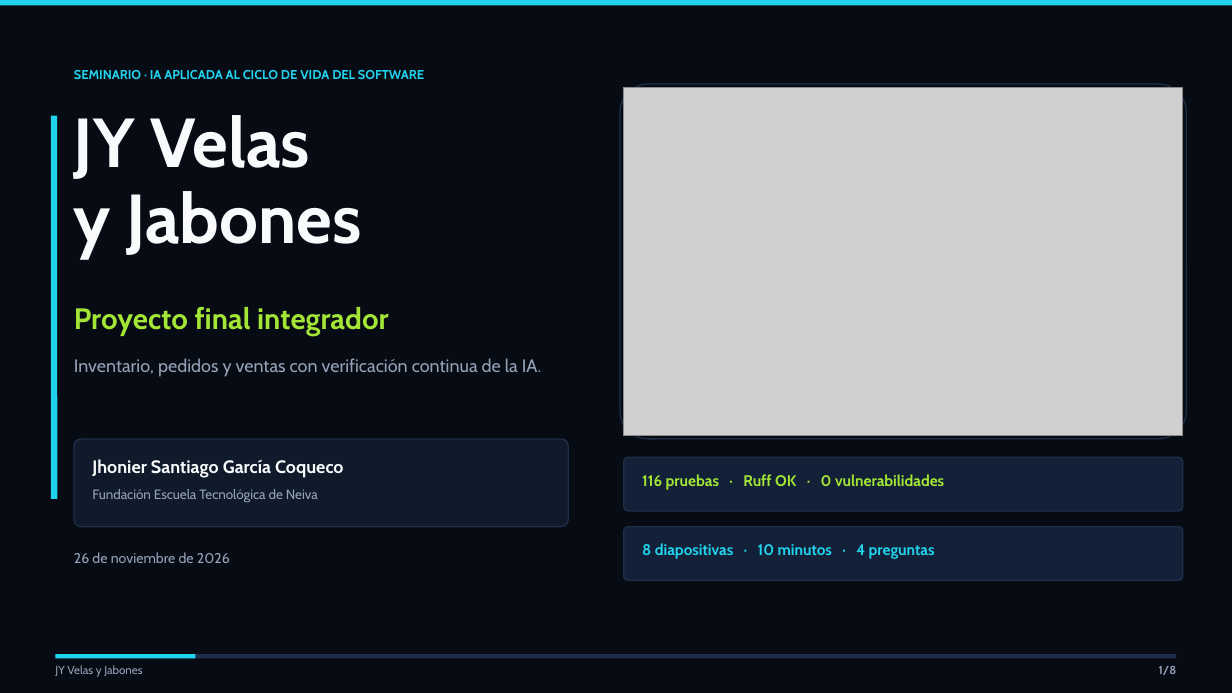
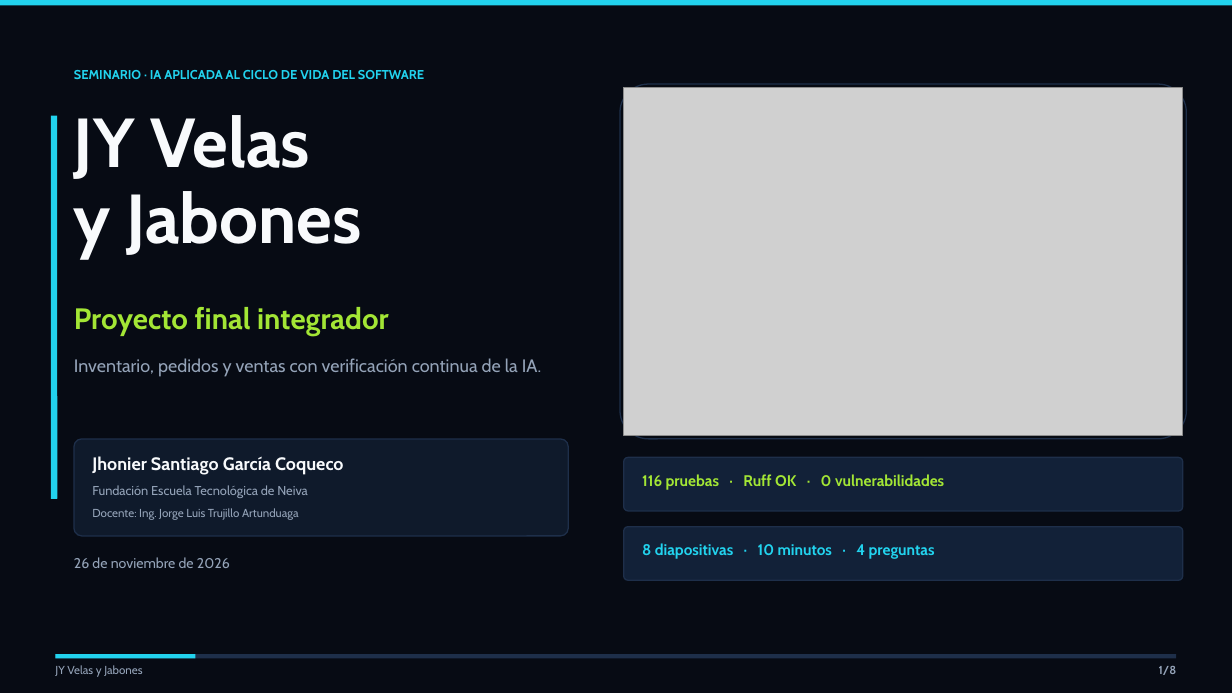
Before and after one commit to DaizukeGc/jy-velas-jabones, a slide deck: slide 1 of docs/diapositivas_sustentacion_pro.pptx. Drawn at 1232x693 pixels with LibreOffice and Linux fonts; fonts in the diff are those of the drawing; grey boxes stand for pictures. Boxes give left, top, right and bottom in pixels: in the first picture for what was removed or moved away, otherwise in the second. Text is boxed around its words. In the diff, an @@ line names an element or a change of style, - is before the commit and + after.

Commit message:
docs: cierre de diapositivas y datos del docente

```diff
--- a/docs/diapositivas_sustentacion_pro.pptx
+++ b/docs/diapositivas_sustentacion_pro.pptx
@@ rounded rectangle resized from (x1=74, y1=439, x2=568, y2=527) to (x1=74, y1=439, x2=568, y2=536) @@
@@ text "Fundación Escuela Tecnológica de Neiva" at (x1=92, y1=485, x2=307, y2=498): size 10.5 to 10 pt @@
@@ text added at (x1=92, y1=508, x2=299, y2=520), 9 pt, text #94A3B8 @@
+Docente: Ing. Jorge Luis Trujillo Artunduaga
@@ text "26 de noviembre de 2026" moved from (x1=74, y1=552, x2=230, y2=563) to (x1=74, y1=557, x2=230, y2=568) @@
```
Also in this commit, not shown: 1 other slide changed, 1 other file.
